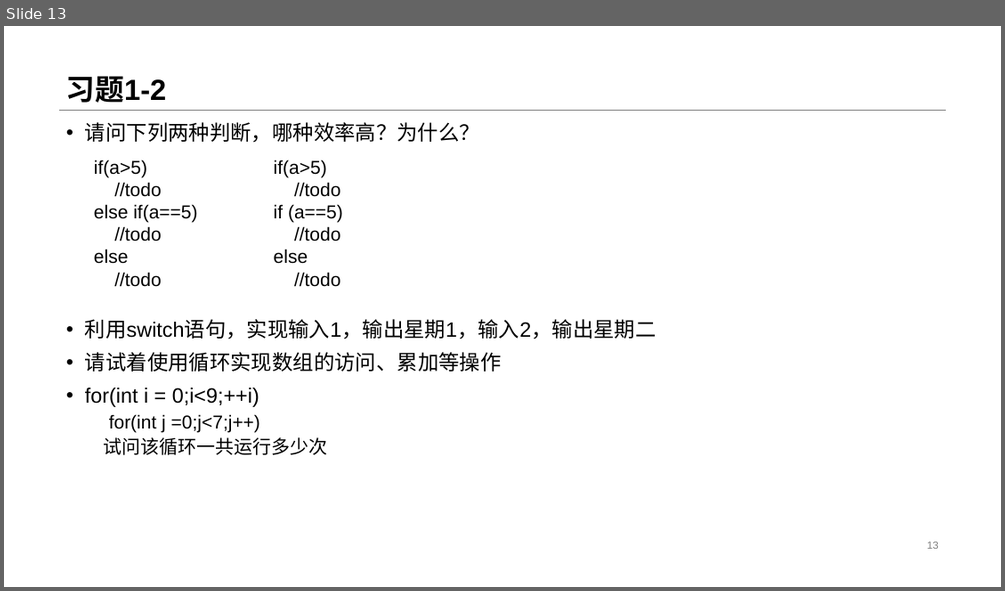
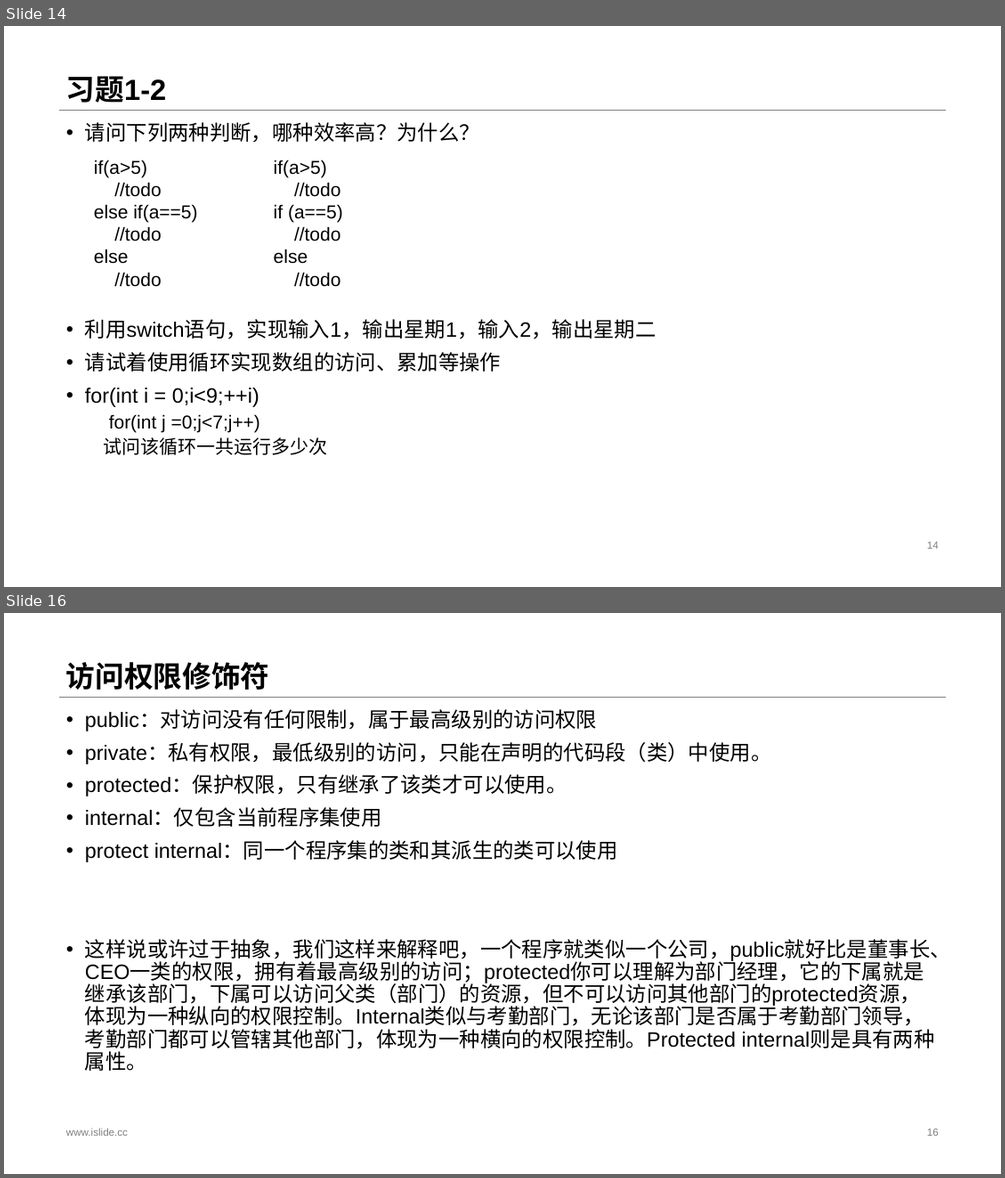
Before and after one commit to StevenEco/.NetCoreGuide, a slide deck: PPT/Microsoft Lesson.pptx. Shown one above the other, each under a label of ours: slide 13 before the commit, slides 14 and 16 after it; the slides between them are not shown. The pictures are 1005x591 and 1005x1178 pixels, drawn with LibreOffice and Linux fonts; fonts in the diff are those of the drawing. Boxes give left, top, right and bottom in pixels: in the first picture for what was removed or moved away, otherwise in the second. Text is boxed around its words. In the diff, an @@ line names an element or a change of style, - is before the commit and + after.

```diff
--- a/PPT/Microsoft Lesson.pptx
+++ b/PPT/Microsoft Lesson.pptx
@@ slide 16 added at (4, 613, 1001, 1174), background #FFFFFF; not listed: 1 template element that a slide beside it also shows @@
@@ title added at (66, 662, 269, 690), 28 pt, text #000000, bold @@
+访问权限修饰符
@@ text added at (85, 710, 951, 1070), 20 pt, text #000000 @@
+• public：对访问没有任何限制，属于最高级别的访问权限
+• private：私有权限，最低级别的访问，只能在声明的代码段（类）中使用。
+• protected：保护权限，只有继承了该类才可以使用。
+• internal：仅包含当前程序集使用
+• protect internal：同一个程序集的类和其派生的类可以使用
+• 这样说或许过于抽象，我们这样来解释吧，一个程序就类似一个公司，public就好比是董事长、CEO一类的权限，拥有着最高级别的访问；protected你可以理解为部门经理，它的下属就是继承该部门，下属可以访问父类（部门）的资源，但不可以访问其他部门的protected资源，体现为一种纵向的权限控制。Internal类似与考勤部门，无论该部门是否属于考勤部门领导，考勤部门都可以管辖其他部门，体现为一种横向的权限控制。Protected internal则是具有两种属性。
@@ text added at (66, 1127, 128, 1135), 10 pt, text #808080 @@
+www.islide.cc
@@ page number added at (927, 1128, 938, 1135), 10 pt, text #808080 @@
+16
@@ what was slide 13 is now slide 14 @@
@@ page number at (927, 541, 938, 548): text changed @@
-13
+14
```
Also in this commit, not shown: 2 slides changed, 8 other slides added, 50 other files.
